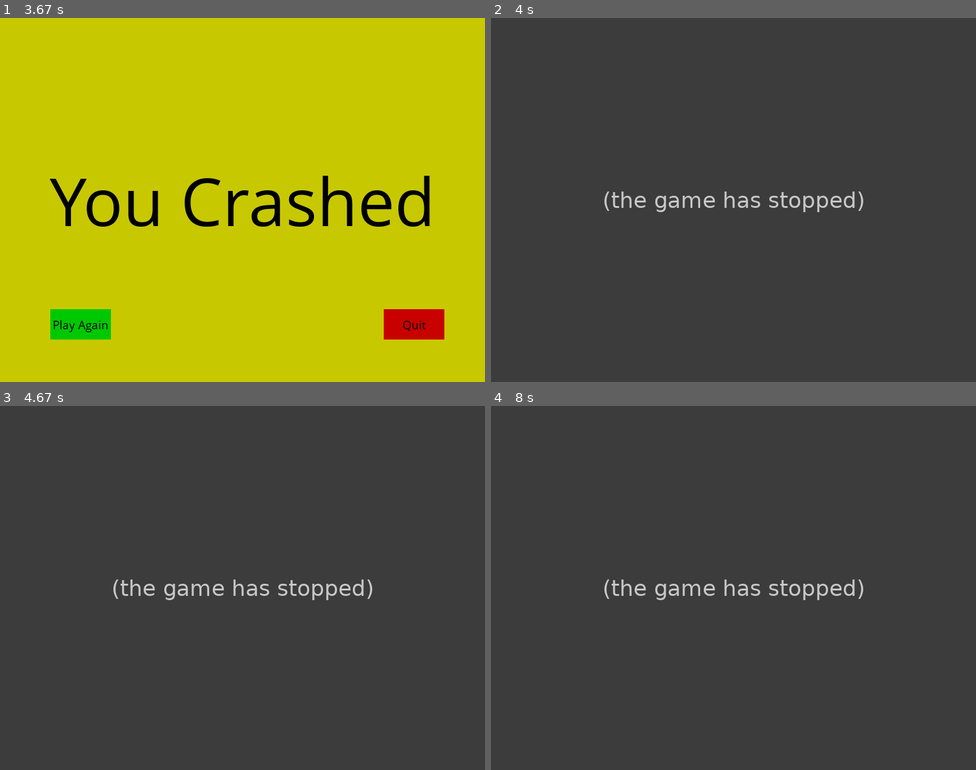
Above: before the commit, frames 1-4 (two rows, left to right).
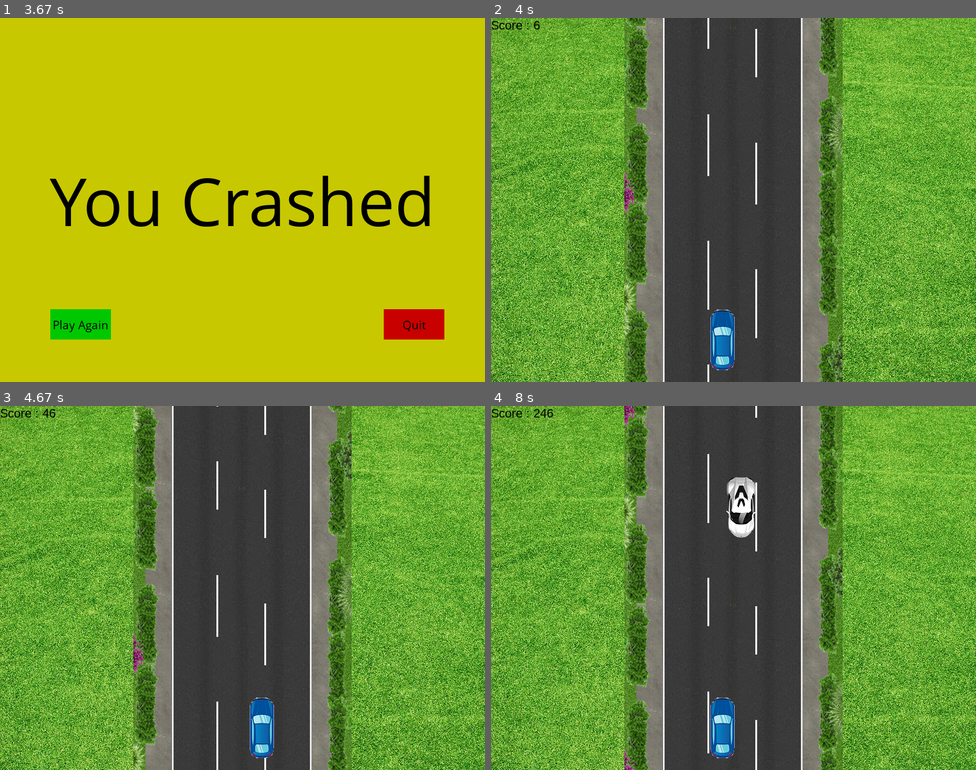
Above: after the commit, the same moments.

Repository: khanhduyvt0101/CarRacingPygame
Game: pygame game, started from Main.py
Same seed, same stepped clock (60 frames per second), same inputs: the game is played once before the commit and once after it.
Inputs (mouse positions are in pixels of both pictures, inside the frame that each line leads up to):
- Up to frame 1 (3.67 s): click "PLAY!" at 0.38 s; hold Right 0.67-1.13 s; move the mouse to (397, 189) at 0.7 s; hold Right 1.17-1.63 s; hold Left 1.67-2.2 s; hold Left 2.23-2.63 s; hold Right 2.67-3.3 s; hold Left from 3.33 s (still down)
- Up to frame 2 (4 s): release Left at 3.8 s; click "Play Again" at 3.88 s
- Up to frame 3 (4.67 s): hold Right 4.17-4.63 s; move the mouse to (300, 620) at 4.2 s
- Up to frame 4 (8 s): hold Right 4.67-5.13 s; hold Left 5.17-5.7 s; hold Left 5.73-6.13 s; hold Right 6.17-6.8 s; hold Left 6.83-7.3 s; hold Left 7.33-7.8 s; hold Right from 7.83 s (still down)

Frame 1 is identical in both runs. In frame 2, 73% of the frame differs, in the area x 0-100%, y 0-100%; in frame 3, 73%; in frame 4, 74%.
Error before the commit: NameError: name 'car_racing' is not defined (GamePlay.py line 67); the game stopped at 3.88 s (later frames are placeholders)

Commit message:
add kế thừa

Diff:
--- /dev/null
+++ b/Car.py
@@ -0,0 +1,27 @@
+import pygame
+
+
+class cCar:
+    def __init__(self):
+        self.Imgp = None
+        self.X = None
+        self.Y = None
+        self.Width = None
+
+    def getImg(self):
+        return self.Imgp
+
+    def getX(self):
+        return self.X
+
+    def getY(self):
+        return self.Y
+
+    def getWidth(self):
+        return self.Width
+
+    def setX(self, X):
+        self.X = X
+
+    def setY(self, Y):
+        self.Y = Y
--- a/GamePlay.py
+++ b/GamePlay.py
@@ -39,7 +39,7 @@
         self.crashed = False
 
         # Init Car
-        self.car = Car.cCar(self.display_width, self.display_height)
+        self.car = Car.cMyCar(self.display_width, self.display_height)
 
         # Init Enemy
         self.enemycar = Enemy.cEnemyCar()
@@ -264,15 +264,9 @@
         text = font.render("Score : " + str(count), True, self.black)
         self.gameDisplay.blit(text, (0, 0))
 
-    def display_credit(self):
-        font = pygame.font.SysFont("lucidaconsole", 14)
-        text = font.render("Thanks for playing!", True, self.white)
-        self.gameDisplay.blit(text, (600, 520))
-
-
-if __name__ == '__main__':
-    car_racing = cGamePlay()
-    car_racing.game_intro()
-    # car_racing.Game_loop()
-    # pygame.quit()
-    # quit()
+
+car_racing = cGamePlay()
+car_racing.game_intro()
+# car_racing.Game_loop()
+# pygame.quit()
+# quit()
--- a/PKCar/moduCar.py
+++ b/PKCar/moduCar.py
@@ -1,27 +1,10 @@
 import pygame
+import Car
 
 
-class cCar:
+class cMyCar(Car.cCar):
     def __init__(self, display_Width, display_Height):
         self.Imgp = pygame.image.load('.\\img\\car.png')
         self.X = (display_Width * 0.45)
         self.Y = (display_Height * 0.8)
         self.Width = 49
-
-    def getImg(self):
-        return self.Imgp
-
-    def getX(self):
-        return self.X
-
-    def getY(self):
-        return self.Y
-
-    def getWidth(self):
-        return self.Width
-
-    def setX(self, X):
-        self.X = X
-
-    def setY(self, Y):
-        self.Y = Y
--- a/PKEnemyCar/moduEnemy.py
+++ b/PKEnemyCar/moduEnemy.py
@@ -1,10 +1,11 @@
 
 
+from Car import cCar
 import pygame
 import random
 
 
-class cEnemyCar():
+class cEnemyCar(cCar):
     def __init__(self):
         self.Imgp = pygame.image.load('.\\img\\enemy_car_1.png')
         self.X = random.randrange(310, 450)
@@ -21,21 +22,3 @@
 
     def getHeight(self):
         return self.Height
-
-    def getImg(self):
-        return self.Imgp
-
-    def getX(self):
-        return self.X
-
-    def getY(self):
-        return self.Y
-
-    def getWidth(self):
-        return self.Width
-
-    def setX(self, X):
-        self.X = X
-
-    def setY(self, Y):
-        self.Y = Y
